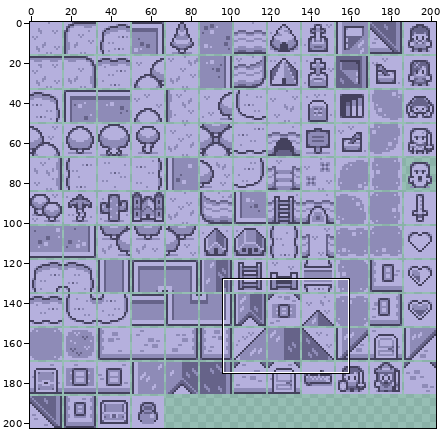
Sprite sheet -- sprites/spritesheet.png. The picture above shows the old version from afar; the outline marks the close-up.
Close-up. Before:
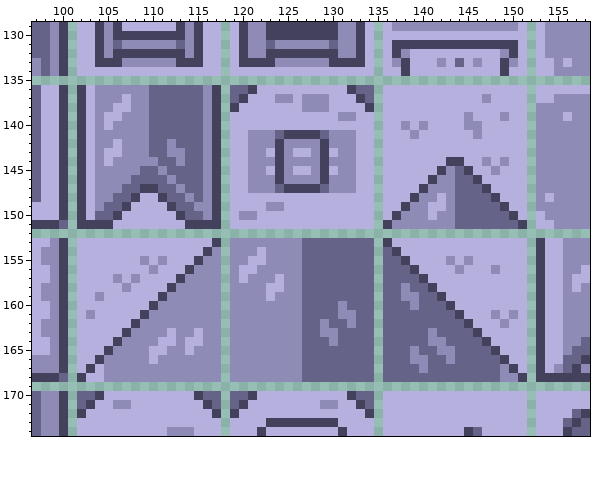
The file is 203x203 pixels. Shown: x 97..158, y 129..174.
The same view after the edit:
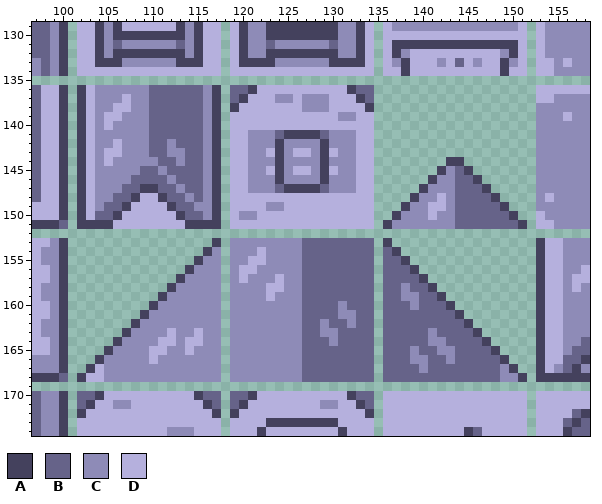
Palette (. is transparent): A #44415d  B #666389  C #8e8bb7  D #b5b0dd
From old to new:
Changed rows in their new state; - is an unchanged pixel.
first column x 102:
136 ----------------------------------................
137 ----------------------------------................
138 ----------------------------------................
139 ----------------------------------................
140 ----------------------------------................
141 ----------------------------------................
142 ----------------------------------................
143 ----------------------------------................
144 ----------------------------------.......--.......
145 ----------------------------------......----......
146 ----------------------------------.....------.....
147 ----------------------------------....--------....
148 ----------------------------------...----------...
149 ----------------------------------..------------..
150 ----------------------------------.--------------.
153 ...............--------------------...............
154 ..............----------------------..............
155 .............------------------------.............
156 ............--------------------------............
157 ...........----------------------------...........
158 ..........------------------------------..........
159 .........--------------------------------.........
160 ........----------------------------------........
161 .......------------------------------------.......
162 ......--------------------------------------......
163 .....----------------------------------------.....
164 ....------------------------------------------....
165 ...--------------------------------------------...
166 ..----------------------------------------------..
167 .------------------------------------------------.
